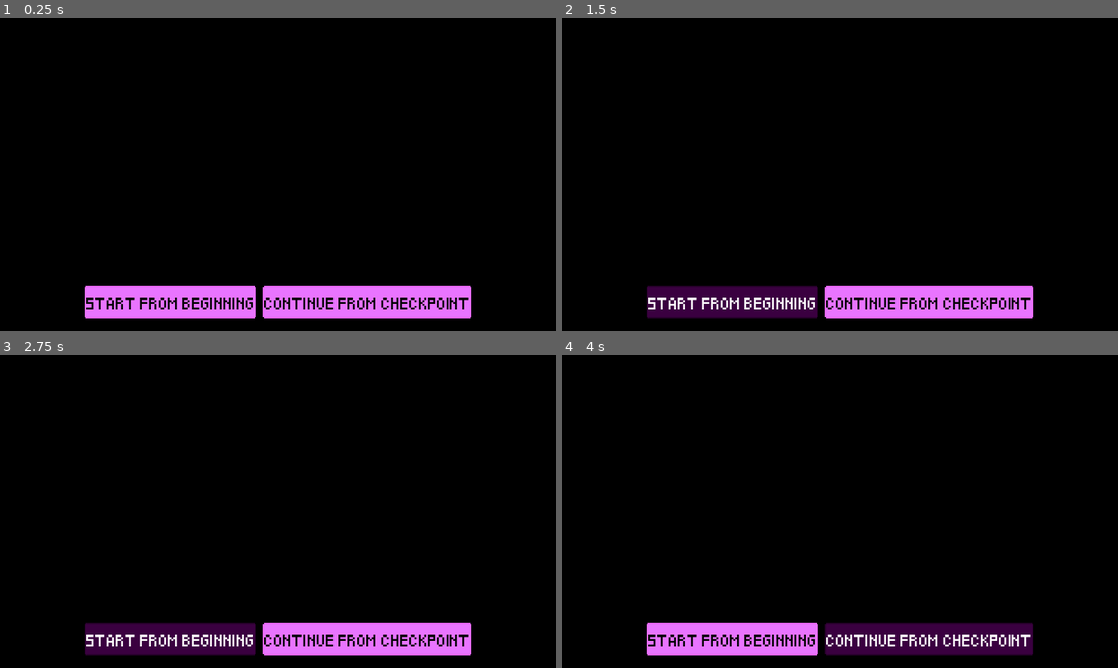
Above: before the commit, frames 1-4 (two rows, left to right).
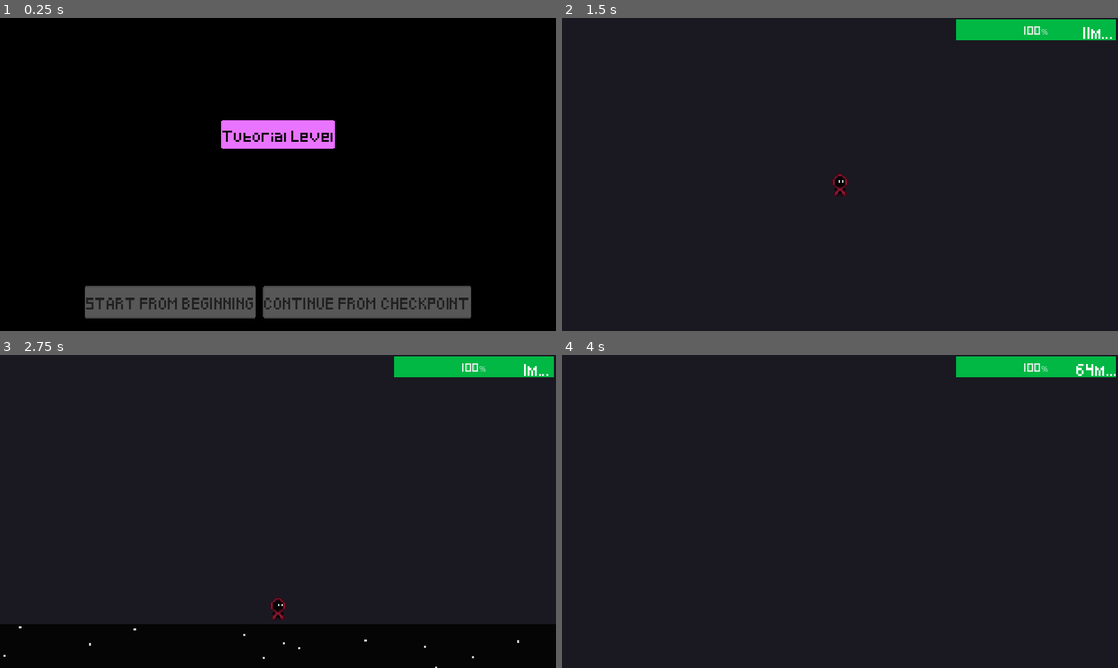
Above: after the commit, the same moments.

Repository: StormLight14/void-ascender
Game: Godot game, scene res://ui/level_select.tscn
The game is run twice, just before and just after one commit, with the same random seed, the same clock (stepped at 60 frames per second) and the same inputs. This scene is started directly instead of the project's main scene.
Inputs (mouse positions are in pixels of both pictures, inside the frame that each line leads up to):
- Up to frame 1 (0.25 s): no input
- Up to frame 2 (1.5 s): click (840, 133) at 0.5 s, where only the run after the commit has a clickable "Tutorial Level"; click "START FROM BEGINNING" at 1.25 s
- Up to frame 3 (2.75 s): click (172, 639) at 2 s, where only the run before the commit has a clickable "START FROM BEGINNING"
- Up to frame 4 (4 s): click (928, 639) at 2.75 s, where only the run before the commit has a clickable "CONTINUE FROM CHECKPOINT"; click (928, 639) at 3.5 s, where only the run before the commit has a clickable "CONTINUE FROM CHECKPOINT"

The runs differ from the first frame. In frame 1, 8.7% of the frame differs, in the area x 15-85%, y 32-96%; in frame 2, 100%; in frame 3, 92%; in frame 4, 100%, in the area x 0-100%, y 0-100%.

Commit message:
add level select; player idle fix kinda

Diff:
--- a/level/level.tscn
+++ b/level/level.tscn
@@ -553,13 +553,20 @@
 3:0/0/terrains_peering_bit/bottom_side = 1
 5:0/0 = 0
 5:0/0/terrain_set = 0
+5:0/0/terrain = 1
 5:0/0/physics_layer_0/linear_velocity = Vector2(0, 0)
 5:0/0/physics_layer_0/angular_velocity = 0.0
 5:0/0/physics_layer_0/polygon_0/points = PackedVector2Array(-8, -8, 8, -8, 8, 8, -8, 8)
+5:0/0/terrains_peering_bit/right_side = 1
+5:0/0/terrains_peering_bit/bottom_side = 1
 6:0/0 = 0
+6:0/0/terrain_set = 0
+6:0/0/terrain = 1
 6:0/0/physics_layer_0/linear_velocity = Vector2(0, 0)
 6:0/0/physics_layer_0/angular_velocity = 0.0
 6:0/0/physics_layer_0/polygon_0/points = PackedVector2Array(-8, -8, 8, -8, 8, 8, -8, 8)
+6:0/0/terrains_peering_bit/bottom_side = 1
+6:0/0/terrains_peering_bit/left_side = 1
 0:1/0 = 0
 0:1/0/terrain_set = 0
 0:1/0/terrain = 1
@@ -605,14 +612,21 @@
 3:1/0/terrains_peering_bit/bottom_side = 1
 3:1/0/terrains_peering_bit/top_side = 1
 5:1/0 = 0
+5:1/0/terrain_set = 0
+5:1/0/terrain = 1
 5:1/0/physics_layer_0/linear_velocity = Vector2(0, 0)
 5:1/0/physics_layer_0/angular_velocity = 0.0
 5:1/0/physics_layer_0/polygon_0/points = PackedVector2Array(-8, -8, 8, -8, 8, 8, -8, 8)
+5:1/0/terrains_peering_bit/right_side = 1
+5:1/0/terrains_peering_bit/top_side = 1
 6:1/0 = 0
 6:1/0/terrain_set = 0
+6:1/0/terrain = 1
 6:1/0/physics_layer_0/linear_velocity = Vector2(0, 0)
 6:1/0/physics_layer_0/angular_velocity = 0.0
 6:1/0/physics_layer_0/polygon_0/points = PackedVector2Array(-8, -8, 8, -8, 8, 8, -8, 8)
+6:1/0/terrains_peering_bit/left_side = 1
+6:1/0/terrains_peering_bit/top_side = 1
 0:2/0 = 0
 0:2/0/terrain_set = 0
 0:2/0/terrain = 1
--- a/level/levels/tutorial.tscn
+++ b/level/levels/tutorial.tscn
@@ -1,5 +1,12 @@
-[gd_scene load_steps=2 format=3 uid="uid://bhcclvryqg1yr"]
+[gd_scene load_steps=3 format=3 uid="uid://bhcclvryqg1yr"]
 
 [ext_resource type="PackedScene" uid="uid://c8xrrjcryhhv" path="res://level/level.tscn" id="1_qlds4"]
+[ext_resource type="Texture2D" uid="uid://cgx8trbatcdeq" path="res://assets/backgrounds/sky_bg.png" id="2_gbcy5"]
 
 [node name="Level" instance=ExtResource("1_qlds4")]
+
+[node name="StaticBackground" parent="ParallaxBackground" index="0"]
+texture = ExtResource("2_gbcy5")
+
+[node name="TileMap" parent="." index="4"]
+layer_0/tile_data = PackedInt32Array(131071, 65537, 0, 65536, 65537, 0, 65537, 131073, 0, 131073, 131073, 2, 131072, 65537, 2, 196607, 65537, 2, 131070, 1, 0, 196606, 1, 2, 131076, 1, 0, 196612, 1, 2, 196613, 65537, 2, 196614, 65537, 2, 196615, 131073, 2, 131079, 131073, 0, 131078, 65537, 0, 131077, 65537, 0, 65546, 1, 0, 131082, 1, 2, 131083, 65537, 2, 131084, 65537, 2, 65548, 65537, 0, 65547, 65537, 0, 65549, 131073, 0, 131085, 131073, 2, 131088, 1, 0, 196624, 1, 2, 196625, 65537, 2, 196626, 65537, 2, 196627, 131073, 2, 131091, 131073, 0, 131090, 65537, 0, 131089, 65537, 0)
--- a/player/player.gd
+++ b/player/player.gd
@@ -43,10 +43,8 @@
 	move_and_slide()
 
 func state_idle(delta):
-	if animated_sprite_2d.animation != "idle":
-		animated_sprite_2d.play("idle")
-	if velocity != Vector2.ZERO:
-		state = RUNNING
+	animated_sprite_2d.play("idle")
+
 	handle_movement(delta)
 	handle_jump()
 	handle_gravity(delta, 1)
@@ -82,12 +80,6 @@
 	var on_wall = left_has_wall or right_has_wall
 
 	if Input.is_action_pressed("climb") and on_wall and not is_on_floor() and player_stamina > 0 and stamina_timer.is_stopped():
-		if left_has_wall:
-			animated_sprite_2d.rotation_degrees = 90
-			%CollisionShape2D.rotation_degrees = 180
-		if right_has_wall:
-			animated_sprite_2d.rotation_degrees = -90
-			%CollisionShape2D.rotation_degrees = 0
 		if state != CLIMBING:
 			state = CLIMBING
 
@@ -110,22 +102,23 @@
 			velocity.y = move_toward(velocity.y, 0, ACCELERATION * delta)
 
 		update_climb_ui()
-	else:
-		animated_sprite_2d.rotation_degrees = 0
-		%CollisionShape2D.rotation_degrees = 90
-		state = RUNNING
 
 func update_climb_ui():
 	progress_bar.value = player_stamina
 
 func handle_movement(delta):
 	var direction = Input.get_axis("left", "right")
+	if Input.is_action_just_pressed("left"):
+		animated_sprite_2d.flip_h = true
+	if Input.is_action_just_pressed("right"):
+		animated_sprite_2d.flip_h = false
 	if direction and state != CLIMBING:
 		state = RUNNING
 		velocity.x = move_toward(velocity.x, MAX_SPEED * direction, ACCELERATION * delta)
 	else:
 		if %IdleTimer.is_stopped():
 			%IdleTimer.start()
+			animated_sprite_2d.play("stopped")
 		velocity.x = move_toward(velocity.x, 0, ACCELERATION * delta)
 
 func handle_jump():
--- a/player/player.tscn
+++ b/player/player.tscn
@@ -35,6 +35,10 @@
 atlas = ExtResource("4_7j80e")
 region = Rect2(16, 0, 16, 20)
 
+[sub_resource type="AtlasTexture" id="AtlasTexture_71kdc"]
+atlas = ExtResource("2_ew1pi")
+region = Rect2(0, 0, 16, 21)
+
 [sub_resource type="SpriteFrames" id="SpriteFrames_3ys70"]
 animations = [{
 "frames": [{
@@ -68,6 +72,14 @@
 }],
 "loop": true,
 "name": &"running",
+"speed": 5.0
+}, {
+"frames": [{
+"duration": 1.0,
+"texture": SubResource("AtlasTexture_71kdc")
+}],
+"loop": true,
+"name": &"stopped",
 "speed": 5.0
 }]
 
@@ -116,8 +128,7 @@
 [node name="AnimatedSprite2D" type="AnimatedSprite2D" parent="."]
 unique_name_in_owner = true
 sprite_frames = SubResource("SpriteFrames_3ys70")
-animation = &"climbing"
-frame_progress = 0.0104578
+animation = &"stopped"
 
 [node name="CollisionShape2D" type="CollisionShape2D" parent="."]
 unique_name_in_owner = true
--- /dev/null
+++ b/ui/level_button.gd
@@ -0,0 +1,8 @@
+extends Button
+
+@export var level_scene: PackedScene
+
+signal level_pressed(level_scene)
+
+func _on_pressed():
+	level_pressed.emit(level_scene)
--- a/ui/level_select.gd
+++ b/ui/level_select.gd
@@ -1,16 +1,23 @@
 extends Control
 
+var level_scene: PackedScene = null
 
 # Called when the node enters the scene tree for the first time.
 func _ready():
-	pass # Replace with function body.
+	for button in get_tree().get_nodes_in_group("LevelButton"):
+		button.level_pressed.connect(level_pressed)
+
+func level_pressed(level):
+	level_scene = level
+	%Start.disabled = false
+	%Continue.disabled = false
 
 # Called every frame. 'delta' is the elapsed time since the previous frame.
 func _process(delta):
 	pass
 
 func _on_start_pressed():
-	pass # Replace with function body.
+	get_tree().change_scene_to_packed(level_scene)
 
 func _on_continue_pressed():
 	pass # Replace with function body.
--- a/ui/level_select.tscn
+++ b/ui/level_select.tscn
@@ -1,6 +1,8 @@
-[gd_scene load_steps=2 format=3 uid="uid://cnby7a6aqmg2w"]
+[gd_scene load_steps=4 format=3 uid="uid://cnby7a6aqmg2w"]
 
 [ext_resource type="Script" path="res://ui/level_select.gd" id="1_wog0r"]
+[ext_resource type="Script" path="res://ui/level_button.gd" id="2_n4hpg"]
+[ext_resource type="PackedScene" uid="uid://c8xrrjcryhhv" path="res://level/level.tscn" id="3_uhoxl"]
 
 [node name="LevelSelect" type="Control"]
 layout_mode = 3
@@ -20,12 +22,21 @@
 grow_vertical = 2
 color = Color(0, 0, 0, 1)
 
-[node name="LevelButtons" type="HBoxContainer" parent="."]
+[node name="CenterContainer2" type="CenterContainer" parent="."]
 layout_mode = 1
 anchors_preset = 10
 anchor_right = 1.0
-offset_bottom = 24.0
+offset_bottom = 201.0
 grow_horizontal = 2
+
+[node name="LevelButtons" type="HBoxContainer" parent="CenterContainer2"]
+layout_mode = 2
+
+[node name="Tutorial" type="Button" parent="CenterContainer2/LevelButtons" groups=["LevelButton"]]
+layout_mode = 2
+text = "Tutorial Level"
+script = ExtResource("2_n4hpg")
+level_scene = ExtResource("3_uhoxl")
 
 [node name="CenterContainer" type="CenterContainer" parent="."]
 layout_mode = 1
@@ -42,13 +53,18 @@
 layout_mode = 2
 
 [node name="Start" type="Button" parent="CenterContainer/HBoxContainer"]
+unique_name_in_owner = true
 custom_minimum_size = Vector2(120, 30)
 layout_mode = 2
+disabled = true
 text = "START FROM BEGINNING"
 
 [node name="Continue" type="Button" parent="CenterContainer/HBoxContainer"]
+unique_name_in_owner = true
 layout_mode = 2
+disabled = true
 text = "CONTINUE FROM CHECKPOINT"
 
+[connection signal="pressed" from="CenterContainer2/LevelButtons/Tutorial" to="CenterContainer2/LevelButtons/Tutorial" method="_on_pressed"]
 [connection signal="pressed" from="CenterContainer/HBoxContainer/Start" to="." method="_on_start_pressed"]
 [connection signal="pressed" from="CenterContainer/HBoxContainer/Continue" to="." method="_on_continue_pressed"]
Not shown: 1 places in player/player.tscn that only renumber resources
